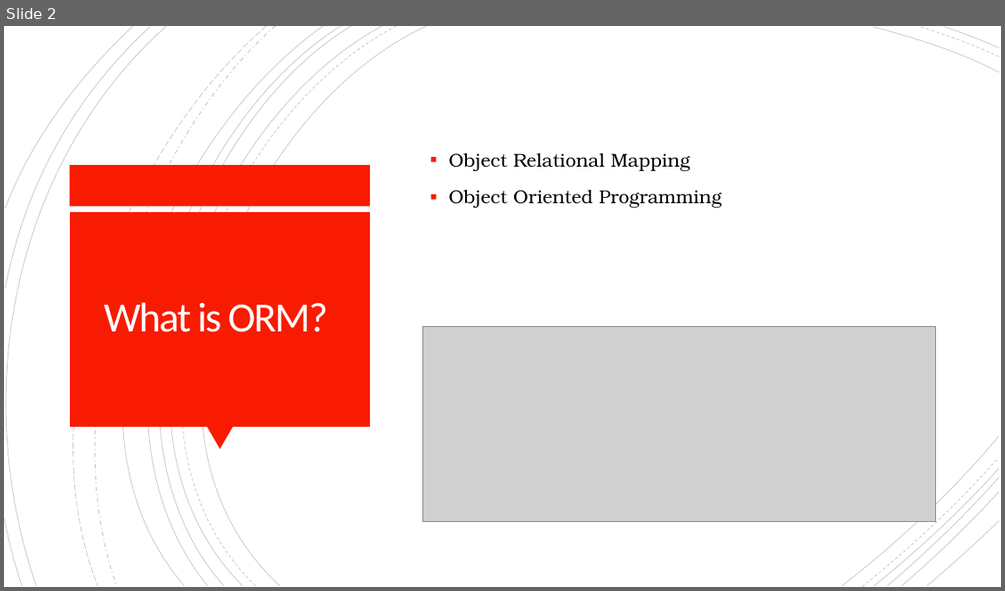
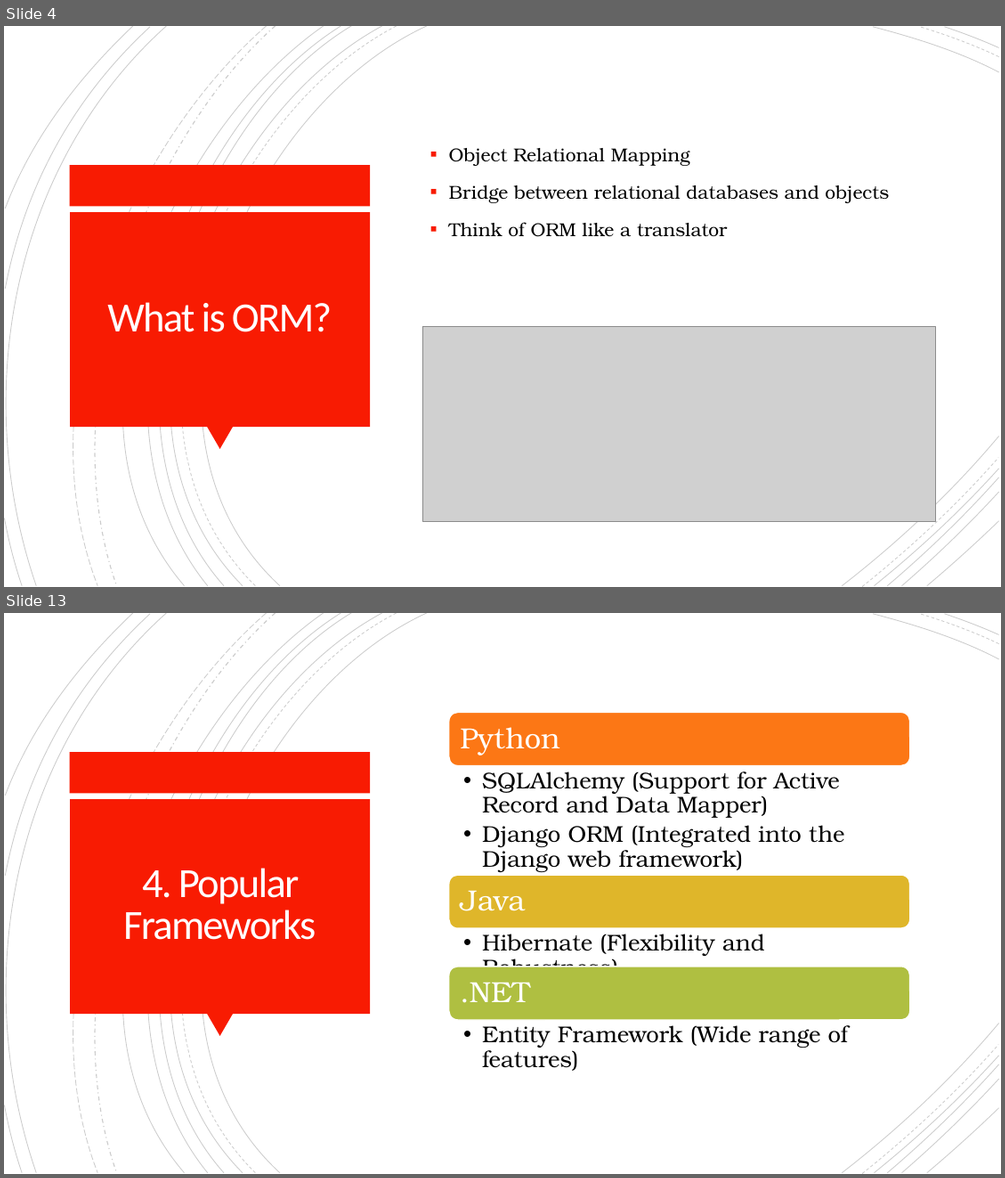
Before and after one commit to isjxn/ORM-Barcamp, a slide deck: ORM_Barcamp_Presentation.pptx. Shown one above the other, each under a label of ours: slide 2 before the commit, slides 4 and 13 after it; the slides between them are not shown. The pictures are 1005x591 and 1005x1178 pixels, drawn with LibreOffice and Linux fonts; fonts in the diff are those of the drawing; grey boxes stand for pictures. Boxes give left, top, right and bottom in pixels: in the first picture for what was removed or moved away, otherwise in the second. Text is boxed around its words. In the diff, an @@ line names an element or a change of style, - is before the commit and + after.

```diff
--- a/ORM_Barcamp_Presentation.pptx
+++ b/ORM_Barcamp_Presentation.pptx
@@ slide 13 added at [4,613,1001,1174], background #FFFFFF; not listed: 18 template elements that a slide beside it also shows @@
@@ rectangle added at [70,752,371,793], fill #F81B02 @@
@@ rectangle added at [70,799,370,1013], fill #F81B02 @@
@@ title added at [123,868,316,940], 40 pt, text #FFFEFF @@
+4. Popular Frameworks
@@ triangle added at [207,1013,233,1037], fill #F81B02 @@
@@ group added at [449,713,910,1070]: 6 texts, 3 rounded rectangles @@
+Python
+  • SQLAlchemy (Support for Active Record and Data Mapper)
+  • Django ORM (Integrated into the Django web framework)
+Java
+  • Hibernate (Flexibility and Robustness)
+.NET
+  • Entity Framework (Wide range of features)
@@ freeform shape added at [842,1022,999,1172], outline #000000 0.75 pt @@
@@ freeform shape added at [874,1055,999,1172], outline #000000 0.75 pt @@
@@ freeform shape added at [887,1064,998,1172], outline #000000 0.75 pt @@
@@ what was slide 2 is now slide 4 @@
@@ slide 4 changed as well @@
@@ text at [449,185,889,237]: text changed @@
-▪ Object Oriented Programming
+▪ Bridge between relational databases and objects
+▪ Think of ORM like a translator
@@ title "What is ORM?": place and size @@
-title "What is ORM?" at [104,302,328,332]
+title "What is ORM?" at [107,302,332,332]
```
Also in this commit, not shown: 2 other slides changed, 12 other slides added, 3 slides removed, 1 other file.
